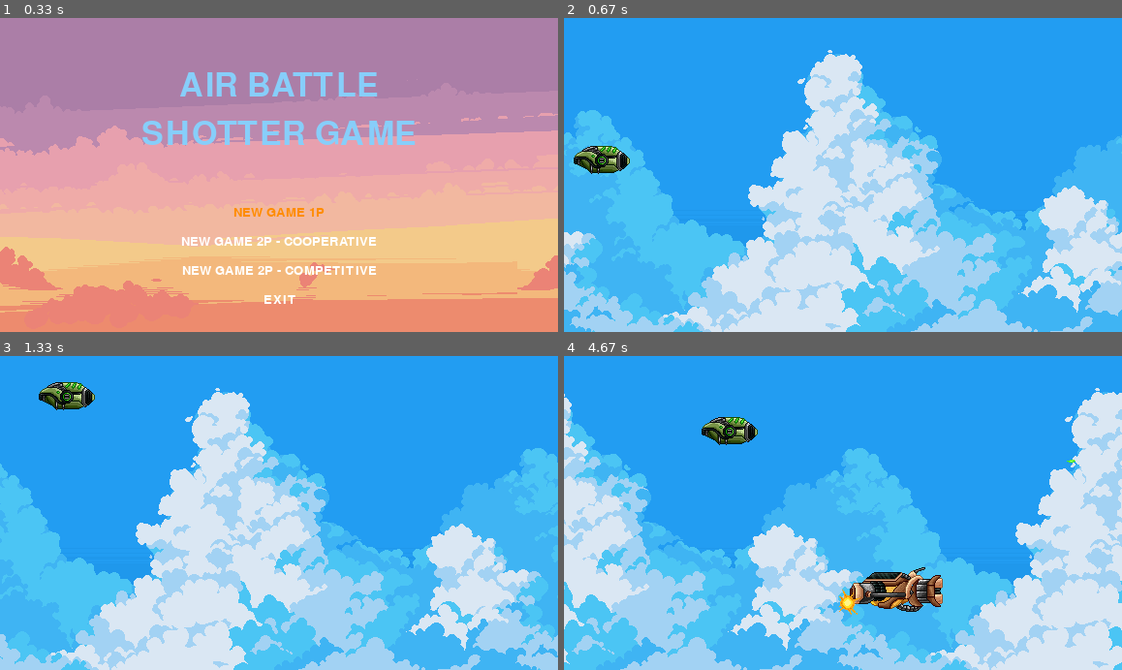
Above: before the commit, frames 1-4 (two rows, left to right).
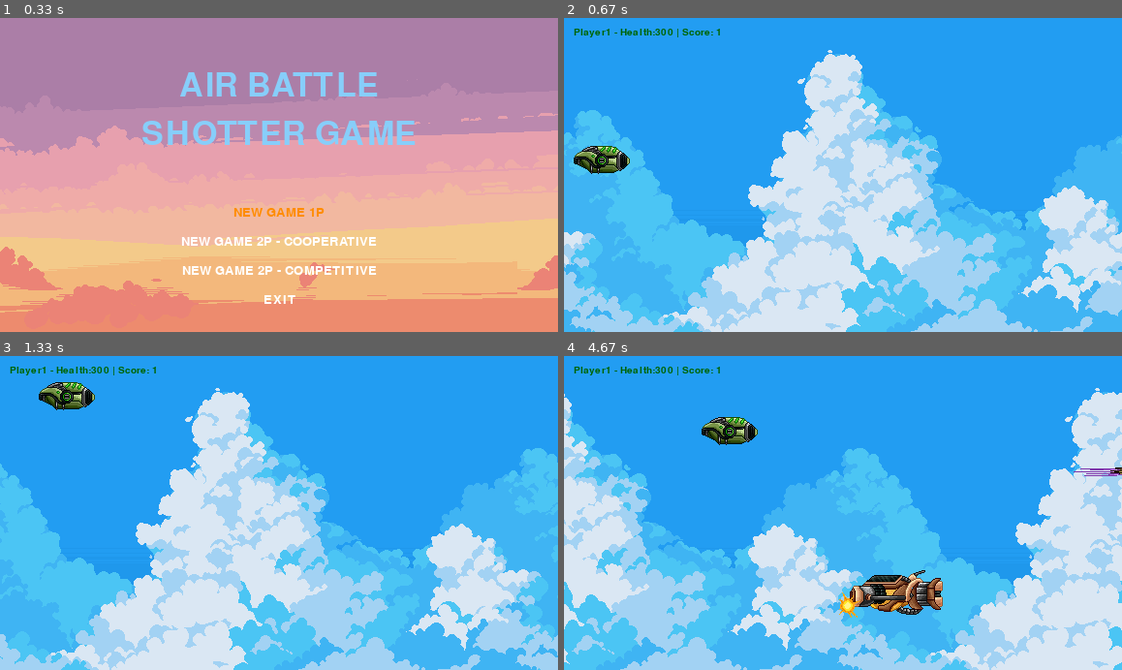
Above: after the commit, the same moments.

Repository: frroad/AirBattle_pygame
Game: pygame game, started from main.py
The game is run twice, just before and just after one commit, with the same random seed, the same clock (stepped at 60 frames per second) and the same inputs.
Inputs:
- Up to frame 1 (0.33 s): no input
- Up to frame 2 (0.67 s): tap Enter at 0.33 s
- Up to frame 3 (1.33 s): hold Up 0.67-1.13 s; hold Right from 1.17 s (still down)
- Up to frame 4 (4.67 s): release Right at 1.63 s; hold Left 1.67-2.2 s; hold Down 2.23-2.53 s; hold Left 2.57-2.97 s; tap P at 3 s; hold Up 3.33-3.7 s; hold Right 3.73-4.37 s; hold Down from 4.4 s (still down)

Frame 1 is identical in both runs. In frame 2, 0.3% of the frame differs, in the area x 1-28%, y 3-7%; in frame 3, 0.3%; in frame 4, 2.0%, in the area x 1-100%, y 3-84%.

Commit message:
Criacao do sistema de dano, vida e score

Diff:
--- a/code/Const.py
+++ b/code/Const.py
@@ -3,9 +3,11 @@
 WIN_WIDGHT = 576
 WIN_HEIGHT = 324
 
-COLOR_BLUE = (135, 206, 250)
-COLOR_WHITE = (255, 255, 255)
-COLOR_DARKYELLOW = (255, 140, 0)
+C_BLUE = (135, 206, 250)
+C_WHITE = (255, 255, 255)
+C_DARKYELLOW = (255, 140, 0)
+C_GREEN = (0,100,0)
+C_RED = (100, 0, 0)
 
 MENU_OPTION = ('NEW GAME 1P',
                'NEW GAME 2P - COOPERATIVE',
@@ -35,13 +37,40 @@
                 'Level1Bg2':999,
                 'Player1':300,
                 'Player2':300,
-                'Enemy1':200,
-                'Enemy2':200,
+                'Enemy1':50,
+                'Enemy2':75,
                 'Player1Shot':1,
                 'Player2Shot':1,
-                'Enemy1Shot':3,
-                'Enemy2Shot':3,
+                'Enemy1Shot':1,
+                'Enemy2Shot':1,
                 }
+
+ENTITY_DAMAGE= {'Level1Bg0':0,
+                'Level1Bg1':0,
+                'Level1Bg2':0,
+                'Player1':1,
+                'Player2':1,
+                'Enemy1':1,
+                'Enemy2':1,
+                'Player1Shot':25,
+                'Player2Shot':20,
+                'Enemy1Shot':20,
+                'Enemy2Shot':15,
+                }
+
+ENTITY_SCORE= {'Level1Bg0':0,
+                'Level1Bg1':0,
+                'Level1Bg2':0,
+                'Player1':1,
+                'Player2':1,
+                'Enemy1':100,
+                'Enemy2':125,
+                'Player1Shot':0,
+                'Player2Shot':0,
+                'Enemy1Shot':0,
+                'Enemy2Shot':0,
+                }
+
 
 PLAYER_KEY_UP = {'Player1': pygame.K_UP,
                  'Player2': pygame.K_w}
--- a/code/Entity.py
+++ b/code/Entity.py
@@ -4,7 +4,7 @@
 
 import pygame.image
 
-from code.Const import ENTITY_HEALTH
+from code.Const import ENTITY_HEALTH, ENTITY_DAMAGE, ENTITY_SCORE
 
 
 class Entity(ABC):
@@ -14,6 +14,9 @@
         self.rect = self.surf.get_rect(left=position[0], top=position[1] )
         self.speed = 0
         self.health = ENTITY_HEALTH[self.name]
+        self.damage = ENTITY_DAMAGE[self.name]
+        self.score = ENTITY_SCORE[self.name]
+        self.last_dmg = 'None'
 
     @abstractmethod
     def move(self):
--- a/code/EntityMediator.py
+++ b/code/EntityMediator.py
@@ -2,6 +2,7 @@
 from code.Enemy import Enemy
 from code.EnemyShot import EnemyShot
 from code.Entity import Entity
+from code.Player import Player
 from code.PlayerShot import PlayerShot
 
 
@@ -12,24 +13,62 @@
         if isinstance(ent, Enemy):
 
             if ent.rect.right < 0:
-                ent.health =0
-        if isinstance(ent,PlayerShot):
+                ent.health = 0
+        if isinstance(ent, PlayerShot):
             if ent.rect.left >= WIN_WIDGHT:
-                ent.health =0
-        if isinstance(ent,EnemyShot):
+                ent.health = 0
+        if isinstance(ent, EnemyShot):
             if ent.rect.right <= 0:
-                ent.health =0
+                ent.health = 0
 
         pass
 
     @staticmethod
+    def __verify_colision_entity(ent1, ent2):
+        valid_interaction = False
+        if isinstance(ent1, Enemy) and isinstance(ent2, PlayerShot):
+            valid_interaction = True
+        elif isinstance(ent1, PlayerShot) and isinstance(ent2, Enemy):
+            valid_interaction = True
+        elif isinstance(ent1, Player) and isinstance(ent2, EnemyShot):
+            valid_interaction = True
+        elif isinstance(ent1, EnemyShot) and isinstance(ent2, Player):
+            valid_interaction = True
+
+        if valid_interaction:
+            if (ent1.rect.right >= ent2.rect.left and
+                    ent1.rect.left <= ent2.rect.right and
+                    ent1.rect.bottom >= ent2.rect.top and
+                    ent1.rect.bottom <= ent2.rect.bottom):
+                ent1.health -= ent2.damage
+                ent2.health -= ent1.damage
+                ent1.last_dmg = ent2.name
+                ent2.last_dmg = ent1.name
+    @staticmethod
+    def __give_score(enemy: Enemy, entity_list: list[Entity]):
+        if enemy.last_dmg == 'Player1Shot':
+            for ent in entity_list:
+                if ent.name =='Player1':
+                    ent.score += enemy.score
+        elif enemy.last_dmg == 'Player2Shot':
+            for ent in entity_list:
+                if ent.name =='Player2':
+                     ent.score += enemy.score
+
+
+    @staticmethod
     def verif_collision(entity_list: list[Entity]):
-        for i in range (len(entity_list)):
+        for i in range(len(entity_list)):
             entity1 = entity_list[i]
             EntityMediator.__verify_collision_window(entity1)
+            for j in range(i + 1, len(entity_list)):
+                entity2 = entity_list[j]
+                EntityMediator.__verify_colision_entity(entity1, entity2)
 
     @staticmethod
     def verify_health(entity_list: list[Entity]):
         for ent in entity_list:
             if ent.health <= 0:
+                if isinstance(ent, Enemy):
+                    EntityMediator.__give_score(ent,entity_list)
                 entity_list.remove(ent)
--- a/code/Level.py
+++ b/code/Level.py
@@ -1,12 +1,12 @@
 #!/usr/bin/python
-#-*- coding: utf-8 -*-
+# -*- coding: utf-8 -*-
 import random
 import sys
 
 import pygame.display
 from pygame import Surface
 
-from code.Const import MENU_OPTION, EVENT_ENEMY
+from code.Const import MENU_OPTION, EVENT_ENEMY, C_GREEN, C_RED
 from code.Enemy import Enemy
 from code.Entity import Entity
 from code.EntityFactory import EntityFactory
@@ -32,13 +32,13 @@
         pygame.mixer_music.play()
         pygame.mixer_music.set_volume(1)
         while True:
-            #limitar fps do game
+            # limitar fps do game
             clock.tick(75)
 
-            #atualizar tela
+            # atualizar tela
             pygame.display.flip()
 
-            #Verificar relacionamento de entidades
+            # Verificar relacionamento de entidades
             EntityMediator.verif_collision(entity_list=self.entity_list)
             EntityMediator.verify_health(entity_list=self.entity_list)
 
@@ -47,16 +47,24 @@
                 self.window.blit(source=ent.surf, dest=ent.rect)
                 ent.move()
                 if isinstance(ent, (Player, Enemy)):
-                    shoot =ent.shoot()
+                    shoot = ent.shoot()
                     if shoot is not None:
                         self.entity_list.append(shoot)
-            #Conferir eventos
+                if ent.name == 'Player1':
+                    self.level_text(15, f'Player1 - Health:{ent.health} | Score: {ent.score}', C_GREEN, (10, 10))
+                if ent.name == 'Player2':
+                    self.level_text(15, f'Player2 - Health:{ent.health} | Score: {ent.score}', C_RED, (10, 30))
+
+            # Conferir eventos
             for event in pygame.event.get():
                 if event.type == pygame.QUIT:
                     pygame.quit()
                     sys.exit()
                 if event.type == EVENT_ENEMY:
-                    choice = random.choice(('Enemy1','Enemy2'))
+                    choice = random.choice(('Enemy1', 'Enemy2'))
                     self.entity_list.append(EntityFactory.get_entity(choice))
 
-        pass
+    def level_text(self, text_size: int, text: str, text_color: tuple, text_pos: tuple):
+        font = pygame.font.SysFont(None, text_size)
+        text_surface = font.render(text, True, text_color)
+        self.window.blit(text_surface, text_pos)
--- a/code/Menu.py
+++ b/code/Menu.py
@@ -6,7 +6,7 @@
 from pygame import Surface, Rect
 from pygame.font import Font
 
-from code.Const import WIN_WIDGHT, COLOR_BLUE, MENU_OPTION, COLOR_WHITE, COLOR_DARKYELLOW
+from code.Const import WIN_WIDGHT, C_BLUE, MENU_OPTION, C_WHITE, C_DARKYELLOW
 
 
 class Menu:
@@ -23,16 +23,16 @@
 
         while (True):
             self.window.blit(source=self.surf, dest=self.rect)
-            self.menu_text(50, "AIR BATTLE", COLOR_BLUE, (WIN_WIDGHT / 2, 70))
-            self.menu_text(50, "SHOTTER GAME", COLOR_BLUE, (WIN_WIDGHT / 2, 120))
+            self.menu_text(50, "AIR BATTLE", C_BLUE, (WIN_WIDGHT / 2, 70))
+            self.menu_text(50, "SHOTTER GAME", C_BLUE, (WIN_WIDGHT / 2, 120))
 
 
 
             for i in range(len(MENU_OPTION)):
                if i == menu_option:
-                self.menu_text(20, MENU_OPTION[i], COLOR_DARKYELLOW, (WIN_WIDGHT / 2, 200 + 30 * i))
+                self.menu_text(20, MENU_OPTION[i], C_DARKYELLOW, (WIN_WIDGHT / 2, 200 + 30 * i))
                else:
-                 self.menu_text(20, MENU_OPTION[i], COLOR_WHITE, (WIN_WIDGHT / 2, 200 + 30 * i))
+                 self.menu_text(20, MENU_OPTION[i], C_WHITE, (WIN_WIDGHT / 2, 200 + 30 * i))
 
             pygame.display.flip()
 
Binary file changed: asset/Enemy1.png
Binary file changed: asset/Enemy1Shot.png
Binary file changed: asset/Enemy2.png
Binary file changed: asset/Player1Shot.png
